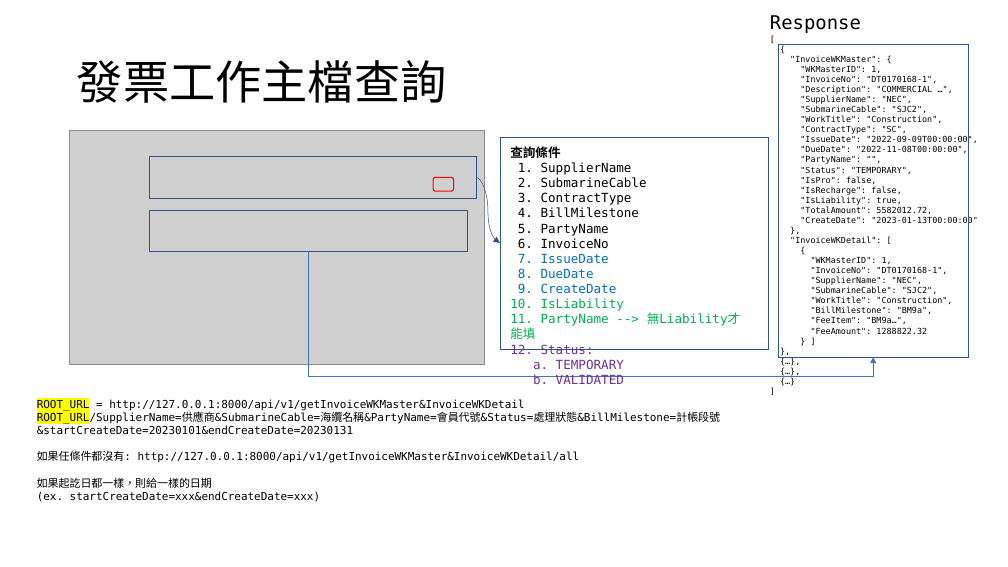
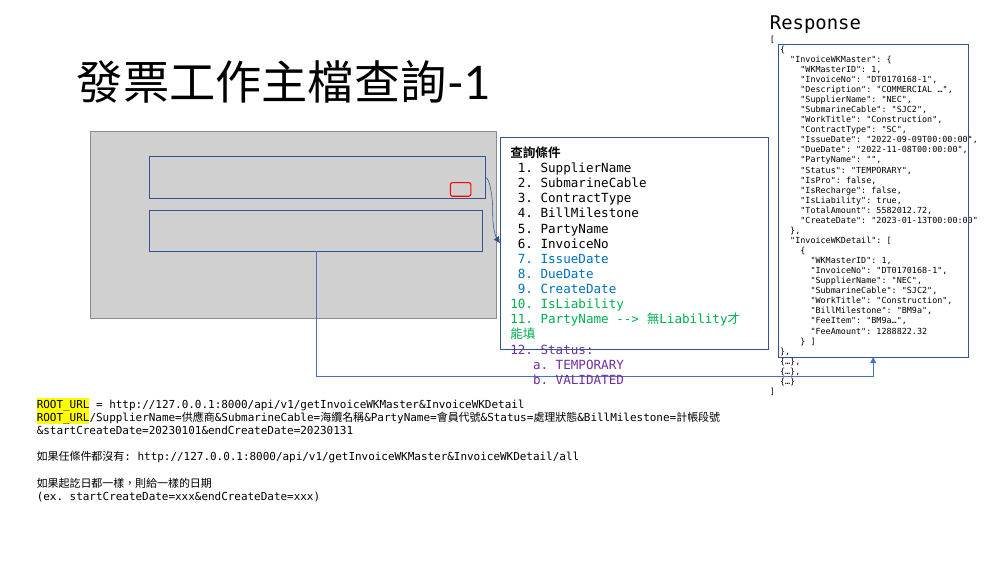
Before and after one commit to appletime81/cbp-sys-api, a slide deck: slide 9 of CBP專案/發票工作主檔&發票工作明細檔API.pptx. Drawn at 1008x567 pixels with LibreOffice and Linux fonts; fonts in the diff are those of the drawing; grey boxes stand for pictures. Boxes give left, top, right and bottom in pixels: in the first picture for what was removed or moved away, otherwise in the second. Text is boxed around its words. In the diff, an @@ line names an element or a change of style, - is before the commit and + after.

```diff
--- a/CBP專案/發票工作主檔&發票工作明細檔API.pptx
+++ b/CBP專案/發票工作主檔&發票工作明細檔API.pptx
@@ title at <box>77,60,491,103</box>: text changed @@
-發票工作主檔查詢
+發票工作主檔查詢-1
@@ picture: place and size @@
-picture at <box>70,131,485,364</box>
+picture at <box>91,132,496,318</box>
@@ rectangle: place and size @@
-rectangle at <box>149,157,476,198</box>
+rectangle at <box>149,157,485,198</box>
@@ curved arrow moved from (476, 178) - (500, 243) to (485, 178) - (500, 243) @@
@@ rectangle: place and size @@
-rectangle at <box>149,209,467,251</box>
+rectangle at <box>149,209,482,251</box>
@@ rounded rectangle: place and size @@
-rounded rectangle at <box>433,178,454,191</box>
+rounded rectangle at <box>451,183,471,197</box>
@@ elbow arrow moved from (309, 251) - (873, 357) to (316, 251) - (873, 357) @@
```
Also in this commit, not shown: 1 slide added, 1 other file.
